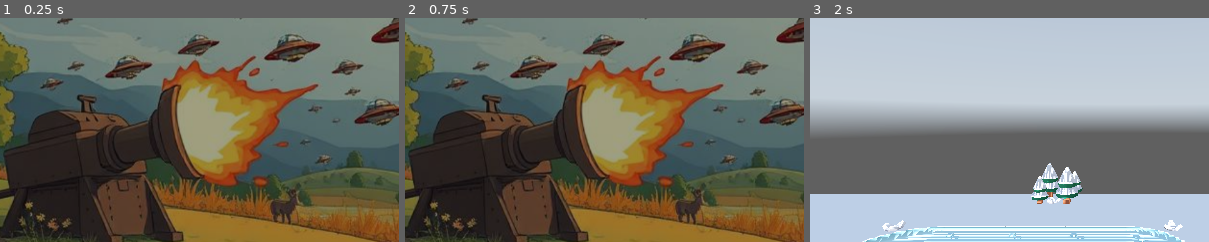
Above: before the commit, frames 1-3 (left to right).
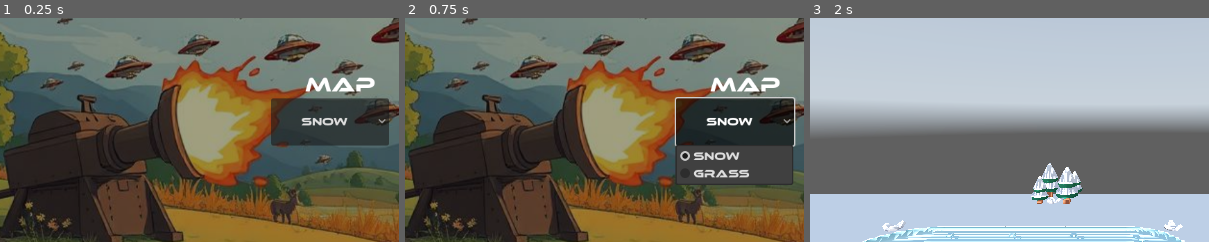
Above: after the commit, the same moments.

Repository: PeerapatTa3/GameDev3d_project
Game: Godot game, scene res://scenes/main_menu.tscn
Same seed, same stepped clock (60 frames per second), same inputs: the game is played once before the commit and once after it. A sky picture missing from this copy of the repository is replaced by a grey-blue gradient.
Inputs (mouse positions are % of the whole screen's width and height, from its top left):
- Up to frame 1 (0.25 s): no input
- Up to frame 2 (0.75 s): click (52, 51) at 0.5 s, where only the run after the commit has a clickable "Snow"
- Up to frame 3 (2 s): click "Play" at 1.25 s
The pictures show only the part of the screen within x 11-60%, y 28-78%; the shares and areas given below are measured in that part.

The runs differ from the first frame. In frame 1, 6.6% of the frame differs, in the area x 67-98%, y 26-58%; in frame 2, 11%, in the area x 67-98%, y 26-75%; in frame 3, nothing differs.

Commit message:
Map changing

Diff:
--- a/tower-defense/Map/grass_land.tscn
+++ b/tower-defense/Map/grass_land.tscn
@@ -23,7 +23,7 @@
 
 [sub_resource type="Curve3D" id="Curve3D_e3cjg"]
 _data = {
-"points": PackedVector3Array(0, 0, 0, 0, 0, 0, -1.38843, -0. …(635 unchanged characters)… 0.291851, 13.5063, 0, 0, 0, 0, 0, 0, -0.174021, -0.294297, 13.6653, 0, 0, 0, 0, 0, 0, -0.317327, -0.0802636, 17.5308),
+"points": PackedVector3Array(0, 0, 0, 0, 0, 0, -1.38843, -0. …(635 unchanged characters)… 0.291851, 13.5063, 0, 0, 0, 0, 0, 0, -0.521605, -0.355329, 13.6653, 0, 0, 0, 0, 0, 0, -0.459871, -0.591648, 18.5308),
 "tilts": PackedFloat32Array(0, 0, 0, 0, 0, 0, 0, 0, 0, 0, 0, 0, 0, 0, 0, 0)
 }
 point_count = 16
--- a/tower-defense/Scrips/main_menu.gd
+++ b/tower-defense/Scrips/main_menu.gd
@@ -1,19 +1,22 @@
 extends Control
 
-@export var scene : PackedScene
+@onready var map1 : PackedScene = preload("res://scenes/test.tscn")
+@onready var map2 : PackedScene = preload("res://Map/grass_land.tscn")
+
 @export var scene2 : PackedScene
 
+var to_scene : PackedScene
+
 func  _ready() -> void:
+	to_scene = map1
 	AudioManager.Bg_main.play()
 	AudioManager.Bg_gameover.stop()
 	AudioManager.Bg_stage.stop()
 
-
 func _on_play_pressed() -> void:
-	get_tree().change_scene_to_packed(scene)
+	get_tree().change_scene_to_packed(to_scene)
 	AudioManager.Bg_main.stop()
 	AudioManager.Bg_stage.play()
-
 
 
 func _on_setting_pressed() -> void:
@@ -22,3 +25,12 @@
 	#get_tree().change_scene_to_file("res://scenes/setting.tscn")
 	var setting_scene = load("res://scenes/setting.tscn").instantiate()
 	get_tree().current_scene.add_child(setting_scene)
+
+func _on_option_button_item_selected(index: int) -> void:
+	match index:
+		0:
+			to_scene = map1
+		1:
+			to_scene = map2
+		_:
+			to_scene = map1
--- a/tower-defense/scenes/main_menu.tscn
+++ b/tower-defense/scenes/main_menu.tscn
@@ -1,10 +1,9 @@
-[gd_scene load_steps=6 format=3 uid="uid://cbxmhmfgrmp4k"]
+[gd_scene load_steps=5 format=3 uid="uid://cbxmhmfgrmp4k"]
 
 [ext_resource type="Script" uid="uid://barpe77rh4bog" path="res://Scrips/main_menu.gd" id="1_ekxnf"]
 [ext_resource type="Texture2D" uid="uid://bn2yl8obiktaf" path="res://assets/Images/menu3.jpg" id="1_l6cm7"]
-[ext_resource type="PackedScene" uid="uid://nhn7iebi25v" path="res://scenes/test.tscn" id="2_wu84c"]
 [ext_resource type="PackedScene" uid="uid://kfwgww1iirw4" path="res://scenes/setting.tscn" id="3_8ln24"]
-[ext_resource type="FontFile" path="res://assets/font/Ethnocentric Rg It.otf" id="5_8ln24"]
+[ext_resource type="FontFile" uid="uid://bmwb85pxus4qf" path="res://assets/font/Ethnocentric Rg It.otf" id="5_8ln24"]
 
 [node name="Main_menu" type="Control"]
 layout_mode = 3
@@ -14,7 +13,6 @@
 grow_horizontal = 2
 grow_vertical = 2
 script = ExtResource("1_ekxnf")
-scene = ExtResource("2_wu84c")
 scene2 = ExtResource("3_8ln24")
 metadata/_edit_use_anchors_ = true
 
@@ -90,5 +88,32 @@
 vertical_alignment = 1
 metadata/_edit_use_anchors_ = true
 
+[node name="OptionButton" type="OptionButton" parent="CanvasLayer/bg2"]
+layout_mode = 0
+anchor_left = 0.444444
+anchor_top = 0.455247
+anchor_right = 0.592014
+anchor_bottom = 0.560185
+alignment = 1
+selected = 0
+item_count = 2
+popup/item_0/text = "Snow"
+popup/item_0/id = 0
+popup/item_1/text = "Grass"
+popup/item_1/id = 1
+metadata/_edit_use_anchors_ = true
+
+[node name="Label" type="Label" parent="CanvasLayer/bg2"]
+layout_mode = 1
+anchors_preset = -1
+anchor_left = 0.486979
+anchor_top = 0.395062
+anchor_right = 0.578125
+anchor_bottom = 0.453704
+theme_override_font_sizes/font_size = 30
+text = "Map"
+metadata/_edit_use_anchors_ = true
+
 [connection signal="pressed" from="CanvasLayer/bg2/Play" to="." method="_on_play_pressed"]
 [connection signal="pressed" from="CanvasLayer/bg2/setting" to="." method="_on_setting_pressed"]
+[connection signal="item_selected" from="CanvasLayer/bg2/OptionButton" to="." method="_on_option_button_item_selected"]
